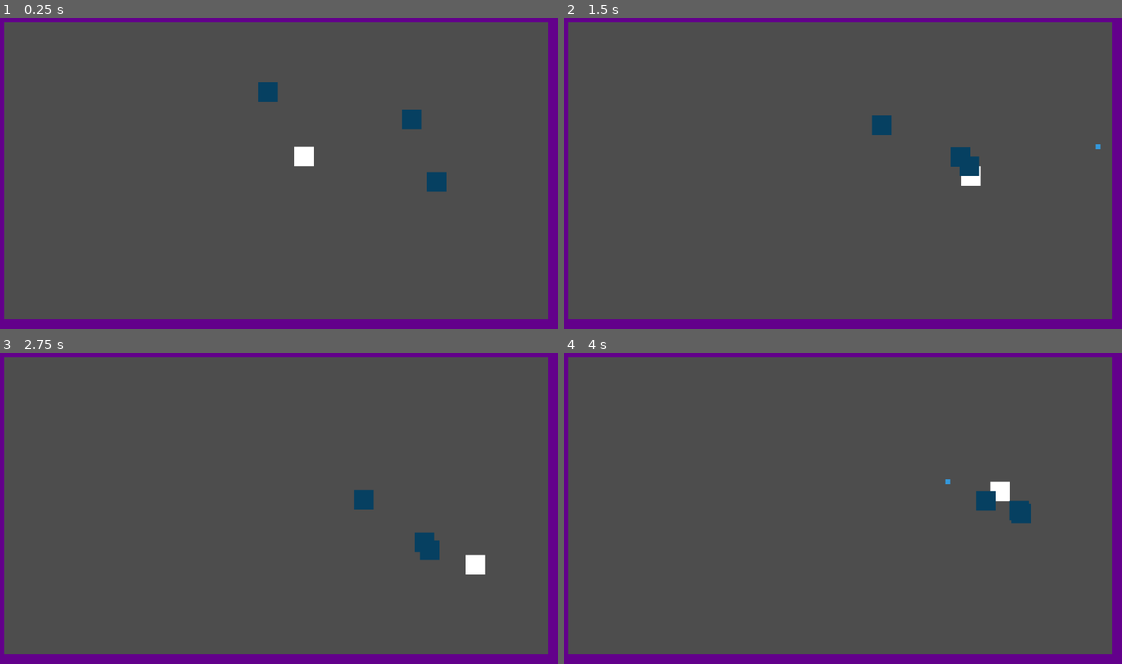
Above: before the commit, frames 1-4 (two rows, left to right).
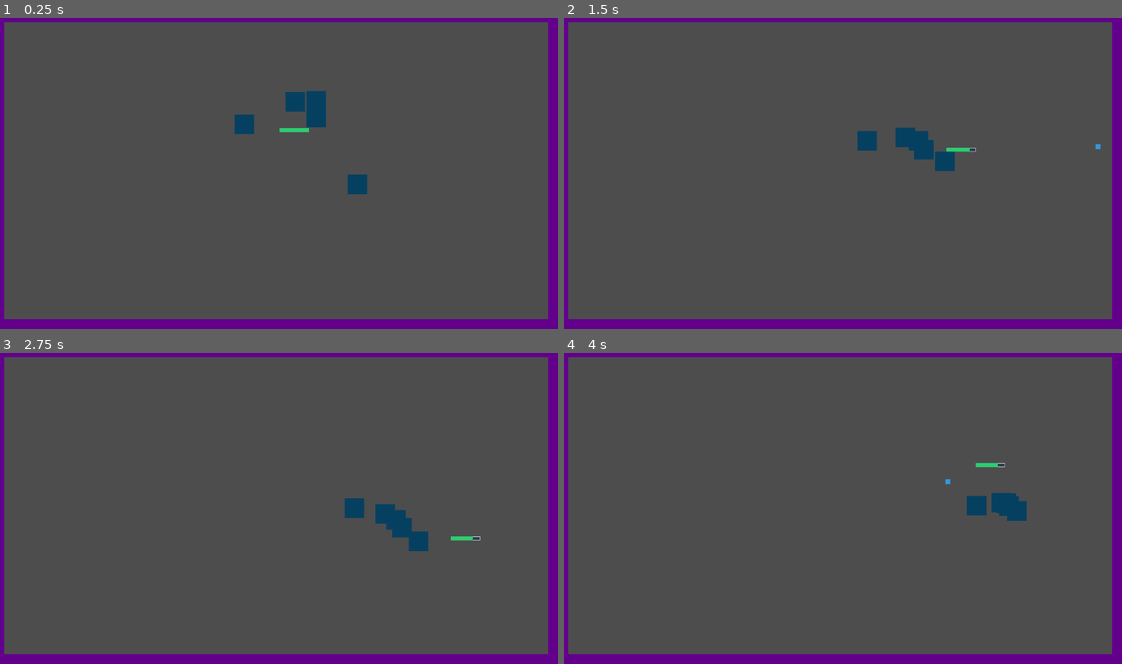
Above: after the commit, the same moments.

Repository: JuanpaBP/nuevo-proyecto-de-juego
Game: Godot game, scene res://Scenes/Game.tscn
The game is run twice, just before and just after one commit, with the same random seed, the same clock (stepped at 60 frames per second) and the same inputs.
Inputs:
- Up to frame 1 (0.25 s): no input
- Up to frame 2 (1.5 s): tap Enter (ui_accept) at 0.5, 0.77 s; hold Right (ui_right) 0.53-1.28 s; hold Down (ui_down) from 1.28 s (still down)
- Up to frame 3 (2.75 s): tap Enter (ui_accept) at 1.52 s; release Down (ui_down) at 2.03 s; hold Right (ui_right) from 2.03 s (still down)
- Up to frame 4 (4 s): release Right (ui_right) at 2.78 s; hold Up (ui_up) 2.78-3.53 s; tap Enter (ui_accept) at 3.02, 3.77 s; hold Left (ui_left) from 3.53 s (still down)

The runs differ from the first frame. In frame 1, 2.1% of the frame differs, in the area x 41-81%, y 20-57%; in frame 2, 1.6%; in frame 3, 1.4%; in frame 4, 0.7%.

Commit message:
Adding random enemy spawner and healthbar, also Capy.png should be available now

Diff:
--- a/Scenes/Enemy.tscn
+++ b/Scenes/Enemy.tscn
@@ -6,6 +6,8 @@
 size = Vector2(40, 40)
 
 [node name="Enemy" type="Area2D"]
+collision_layer = 2
+collision_mask = 0
 script = ExtResource("1_tt7e2")
 
 [node name="CollisionShape2D" type="CollisionShape2D" parent="."]
--- /dev/null
+++ b/Scenes/EnemySpawner.tscn
@@ -0,0 +1,6 @@
+[gd_scene load_steps=2 format=3 uid="uid://br311ouioaig6"]
+
+[ext_resource type="Script" uid="uid://b8w0yixrf0k03" path="res://Scripts/enemy_spawner.gd" id="1_4b1db"]
+
+[node name="EnemySpawner" type="Node2D"]
+script = ExtResource("1_4b1db")
--- /dev/null
+++ b/Scenes/FloatingHealthBar.tscn
@@ -0,0 +1,28 @@
+[gd_scene load_steps=4 format=3 uid="uid://bxpstd28tohy2"]
+
+[ext_resource type="Script" uid="uid://dl6pxel1ll4hy" path="res://Scripts/floatingHealthBar.gd" id="1_5wwkw"]
+
+[sub_resource type="StyleBoxFlat" id="StyleBoxFlat_2e84d"]
+bg_color = Color(0.172549, 0.243137, 0.313726, 1)
+border_width_left = 1
+border_width_top = 1
+border_width_right = 1
+border_width_bottom = 1
+corner_detail = 1
+
+[sub_resource type="StyleBoxFlat" id="StyleBoxFlat_5q85a"]
+bg_color = Color(0.180392, 0.8, 0.443137, 1)
+
+[node name="FloatingHealthBar" type="Node2D"]
+z_index = 10
+script = ExtResource("1_5wwkw")
+
+[node name="ProgressBar" type="ProgressBar" parent="."]
+offset_left = -30.0
+offset_top = -4.0
+offset_right = 30.0
+offset_bottom = 4.0
+theme_override_styles/background = SubResource("StyleBoxFlat_2e84d")
+theme_override_styles/fill = SubResource("StyleBoxFlat_5q85a")
+value = 100.0
+show_percentage = false
--- a/Scenes/Game.tscn
+++ b/Scenes/Game.tscn
@@ -1,7 +1,7 @@
 [gd_scene load_steps=6 format=3 uid="uid://dqqv4kmlee8mu"]
 
 [ext_resource type="PackedScene" uid="uid://cw472yk2eb2nb" path="res://Scenes/Player.tscn" id="1_wbfu4"]
-[ext_resource type="PackedScene" uid="uid://b7e2ydfn42bp0" path="res://Scenes/Enemy.tscn" id="2_xkndl"]
+[ext_resource type="PackedScene" uid="uid://br311ouioaig6" path="res://Scenes/EnemySpawner.tscn" id="3_j5yw3"]
 
 [sub_resource type="RectangleShape2D" id="RectangleShape2D_wbfu4"]
 size = Vector2(20, 648)
@@ -20,35 +20,33 @@
 [node name="Walls" type="Node2D" parent="."]
 
 [node name="LeftWall" type="StaticBody2D" parent="Walls"]
-position = Vector2(10, 300)
+position = Vector2(10, 324)
 
 [node name="CollisionShape2D" type="CollisionShape2D" parent="Walls/LeftWall"]
-position = Vector2(0, 25)
 shape = SubResource("RectangleShape2D_wbfu4")
 
 [node name="ColorRect" type="ColorRect" parent="Walls/LeftWall"]
 offset_left = -10.0
-offset_top = -300.0
+offset_top = -324.0
 offset_right = 10.0
-offset_bottom = 348.0
+offset_bottom = 324.0
 color = Color(0.38841, 0.000906206, 0.546811, 1)
 
 [node name="RightWall" type="StaticBody2D" parent="Walls"]
-position = Vector2(1142, 300)
+position = Vector2(1142, 324)
 
 [node name="CollisionShape2D" type="CollisionShape2D" parent="Walls/RightWall"]
-position = Vector2(0, 25)
 shape = SubResource("RectangleShape2D_wbfu4")
 
 [node name="ColorRect" type="ColorRect" parent="Walls/RightWall"]
 offset_left = -10.0
-offset_top = -300.0
+offset_top = -324.0
 offset_right = 10.0
-offset_bottom = 348.0
+offset_bottom = 324.0
 color = Color(0.38841, 0.000906206, 0.546811, 1)
 
 [node name="TopWall" type="StaticBody2D" parent="Walls"]
-position = Vector2(575, 10)
+position = Vector2(576, 10)
 
 [node name="CollisionShape2D" type="CollisionShape2D" parent="Walls/TopWall"]
 shape = SubResource("RectangleShape2D_xkndl")
@@ -61,9 +59,10 @@
 color = Color(0.38841, 0.000906206, 0.546811, 1)
 
 [node name="BottomWall" type="StaticBody2D" parent="Walls"]
-position = Vector2(575, 638)
+position = Vector2(576, 638)
 
 [node name="CollisionShape2D" type="CollisionShape2D" parent="Walls/BottomWall"]
+position = Vector2(-1, -1)
 shape = SubResource("RectangleShape2D_u44n3")
 
 [node name="ColorRect" type="ColorRect" parent="Walls/BottomWall"]
@@ -73,13 +72,5 @@
 offset_bottom = 10.0
 color = Color(0.38841, 0.000906206, 0.546811, 1)
 
-[node name="Enemies" type="Node2D" parent="."]
-
-[node name="Enemy" parent="Enemies" instance=ExtResource("2_xkndl")]
-position = Vector2(857, 191)
-
-[node name="Enemy2" parent="Enemies" instance=ExtResource("2_xkndl")]
-position = Vector2(909, 331)
-
-[node name="Enemy3" parent="Enemies" instance=ExtResource("2_xkndl")]
-position = Vector2(530, 120)
+[node name="EnemySpawner" parent="." instance=ExtResource("3_j5yw3")]
+position = Vector2(576, 324)
--- a/Scenes/Player.tscn
+++ b/Scenes/Player.tscn
@@ -1,29 +1,34 @@
-[gd_scene load_steps=4 format=3 uid="uid://cw472yk2eb2nb"]
+[gd_scene load_steps=6 format=3 uid="uid://cw472yk2eb2nb"]
 
 [ext_resource type="Script" uid="uid://cfegnstouktfh" path="res://Scripts/player.gd" id="1_4flbx"]
+[ext_resource type="PackedScene" uid="uid://bxpstd28tohy2" path="res://Scenes/FloatingHealthBar.tscn" id="2_kyqiw"]
+[ext_resource type="Texture2D" uid="uid://dww2m8r8e37ue" path="res://Assets/Carly_2.png" id="3_gntrk"]
 
 [sub_resource type="RectangleShape2D" id="RectangleShape2D_sh265"]
-size = Vector2(39, 39)
+size = Vector2(50, 50)
 
 [sub_resource type="RectangleShape2D" id="RectangleShape2D_4flbx"]
-size = Vector2(40, 40)
+size = Vector2(50, 50)
 
 [node name="Player" type="CharacterBody2D"]
 script = ExtResource("1_4flbx")
 
 [node name="CollisionShape2D" type="CollisionShape2D" parent="."]
-position = Vector2(20.5, 19.5)
 shape = SubResource("RectangleShape2D_sh265")
 
-[node name="ColorRect" type="ColorRect" parent="."]
-offset_right = 40.0
-offset_bottom = 40.0
-
 [node name="Hitbox" type="Area2D" parent="."]
+collision_layer = 0
+collision_mask = 2
 
 [node name="CollisionShape2D" type="CollisionShape2D" parent="Hitbox"]
-position = Vector2(20, 20)
 shape = SubResource("RectangleShape2D_4flbx")
+
+[node name="FloatingHealthBar" parent="." instance=ExtResource("2_kyqiw")]
+position = Vector2(0, -34)
+
+[node name="Sprite2D" type="Sprite2D" parent="."]
+scale = Vector2(0.25, 0.25)
+texture = ExtResource("3_gntrk")
 
 [connection signal="area_entered" from="Hitbox" to="." method="_on_hitbox_area_entered"]
 [connection signal="area_exited" from="Hitbox" to="." method="_on_hitbox_area_exited"]
--- a/Scenes/Projectile.tscn
+++ b/Scenes/Projectile.tscn
@@ -6,6 +6,8 @@
 size = Vector2(10, 10)
 
 [node name="Projectile" type="Area2D"]
+collision_layer = 4
+collision_mask = 2
 script = ExtResource("1_lal66")
 
 [node name="CollisionShape2D" type="CollisionShape2D" parent="."]
--- a/Scripts/enemy.gd
+++ b/Scripts/enemy.gd
@@ -10,6 +10,11 @@
 
 func _ready():
 	print("Enemy spawned at: ", global_position)
+
+	#Adding enemies to a group to improve projectile detection
+	add_to_group("enemies")
+	print("Enemy ", name, " Added to 'enemies' group")
+
 	# Find the player node using its full scene path.
 	player_node = get_node("/root/Game/Player")
 
@@ -20,7 +25,6 @@
 func _process(delta):
 	# This is a non-physics based process function.
 	# It's called every frame, so we use it for our movement logic.
-
 	# Only chase if the player node exists and is_chasing is true
 	if player_node != null and is_chasing:
 		# Calculate the direction vector from the enemy to the player
@@ -32,8 +36,8 @@
 # --- Function: Handling Projectile Hits ---
 # This function is still called by the Projectile when it hits this enemy.
 func take_hit():
-	print("Enemy hit! Removing enemy.")
 	hp = hp - 20
 	 # Debugging print
 	if(hp <= 0):
+		print("Enemy is dead, removing it from scene")
 		queue_free() # Remove the enemy from the scene
--- /dev/null
+++ b/Scripts/enemy_spawner.gd
@@ -0,0 +1,45 @@
+extends Node2D
+
+#The naming conventions in godot are weird, scene variables start with caps
+#and follow camelCase as a separator, but normal variables use _ to separate words
+var EnemyScene = preload("res://Scenes/Enemy.tscn")
+
+@export var num_enemies_to_spawn = 5
+@export var spawn_radius = 200
+
+#This function is always the same, and its always called when the node enters
+#the scene tree(ie: the game starts and there's a node that preloads this scene
+#then there the _ready function is called
+func _ready():
+	print("Spawning enemies")
+	spawn_enemies()
+
+func spawn_enemies():
+	print("Spawning ", num_enemies_to_spawn, " enemies")
+	for i in range(num_enemies_to_spawn):
+		#Create a new instance of the enemy, and place it in the world.
+		var enemy_instance = EnemyScene.instantiate();
+
+
+		if enemy_instance == null:
+			print("ERROR ENEMY SCENE IS NULL")
+			continue
+
+		print("Enemy instance number ", i, " is named ", enemy_instance.name)
+		#Add a random offset within the defined spawn_radius.
+		#randf_range(min, max) returns a random float between both parameters
+		var random_offset = Vector2(
+			randf_range(-spawn_radius, spawn_radius),
+			randf_range(-spawn_radius, spawn_radius)
+		)
+
+		# With this, set the enemy world position
+		#It has to be positioned bearing in mind the spawner's global position
+		enemy_instance.global_position = global_position + random_offset
+
+		#This sounds weird, but it will put the enemies, as children of
+		#the game scene, instead of the spawner.
+		get_tree().get_root().add_child.call_deferred(enemy_instance)
+
+		print("Spawned enemy ", i + 1, " at ", enemy_instance.global_position)
+	print("All enemies spawned for this room")
--- /dev/null
+++ b/Scripts/floatingHealthBar.gd
@@ -0,0 +1,33 @@
+extends Node2D
+
+@onready var progress_bar = $ProgressBar # Get a reference to the ProgressBar child
+var hide_timer = 0.0
+var hide_delay = 3.0 # Seconds before hiding after no damage
+var is_critical = false # Flag to keep it always visible if health is critical
+
+
+func _ready():
+	#Hide the bar from the get go
+	visible = false
+
+func _process(delta):
+	#Only tick the timer if health is not critical and currently visible
+	if not is_critical and visible:
+		hide_timer -= delta
+		if hide_timer <= 0:
+			visible = false #Hide the hp bar
+
+func update_health(current_health: float, max_health: float):
+	progress_bar.max_value = max_health
+	progress_bar.value =current_health
+	visible = true # Show when updated
+
+	#Check if health is critical
+	is_critical = (current_health / max_health) <= 0.1
+
+	#Reset timer if not critical health
+	if not is_critical:
+		hide_timer = hide_delay
+	else:
+		#If critical, keep it visible by not letting the time hide it
+		visible = true
--- a/Scripts/player.gd
+++ b/Scripts/player.gd
@@ -22,10 +22,15 @@
 
 var hitbox: Area2D = null
 
+@onready var floatingHealthBar = $FloatingHealthBar #Again, we get the reference to a child node.
+#Different from what we did for the projectile (although both are scenes) because the projectile is
+#A separated scene, while the health bar is a child of the Player Node.
+
 func _ready():
 	if current_direction == Vector2.ZERO:
 		current_direction = Vector2(1, 0) # Default to shooting right if player isn't moving
-
+	#Initialize the healthbar
+	update_health(max_health)
 
 func _physics_process(delta):
 	_movement()
@@ -94,20 +99,29 @@
 	health -= amount
 	print("Player took ", amount, " damage! Current health: ", health)
 	# Check for death condition
+	update_health(health)
 	if health <= 0:
 		print("Player has died!")
 		# For now, let's just remove the player from the scene
 		queue_free()
 
 
+func update_health(current: float):
+	if floatingHealthBar:
+		floatingHealthBar.update_health(current, max_health)
+	else:
+		print("ERROR: The healthbar is not found")
+
+
+
 #These 2 functions should be "connected" to the signal that the area emits
 #And this can be done in the ready function, but it can also be done visually using Godot nodes and signals.
 func _on_hitbox_area_entered(area: Area2D):
-	if area.name.begins_with("Enemy"):
+	if area.is_in_group("enemies"):
 		overlapping_enemies += 1
-		print("Enemy entered player area. Overlapping enemis: ", overlapping_enemies)
+		print("Enemy entered player area. Overlapping enemies: ", overlapping_enemies)
 
 func _on_hitbox_area_exited(area: Area2D):
-	if area.name.begins_with("Enemy"):
+	if area.is_in_group("enemies"):
 		overlapping_enemies -= 1
 		print("Enemy exited player area. Overlapping enemies: ", overlapping_enemies)
--- a/Scripts/projectile.gd
+++ b/Scripts/projectile.gd
@@ -44,17 +44,20 @@
 	queue_free()
 	print("Projectile despawned!") # Debugging print when it's removed
 
-func _on_area_entered(body: Node):
-	print("Projectile collided with: ", body.name, " (Type: ", body.get_class(), ")") # Debugging print
-
+func _on_area_entered(area: Area2D):
+	print("Projectile entered area: ", area.name)
+	print("  Area's class: ", area.get_class())
+	print("  Area's collision layer: ", area.collision_layer)
+	print("  Area's collision mask: ", area.collision_mask)
+	# Debugging print
 	# Check if the collided 'body' is an Enemy.
 	# We can check its type using 'is' keyword or its name.
 	# 'is CharacterBody2D' checks if it's a CharacterBody2D (which Enemy is).
 	# You could also check 'if body.name == "Enemy"' but checking class is more robust.
-	if body.name.begins_with("Enemy"):
+	if area.is_in_group("enemies"):
 		# Call the 'take_hit()' function on the collided enemy.
 		# Ensure the 'Enemy.gd' script has a 'take_hit()' function.
-		body.take_hit()
+		area.take_hit()
 		print("Projectile hit an enemy!")
 		queue_free()
 		print("Projectile despawned by collision!")
Not shown, added: Scripts/enemy_spawner.gd.uid
Not shown, added: Scripts/floatingHealthBar.gd.uid
